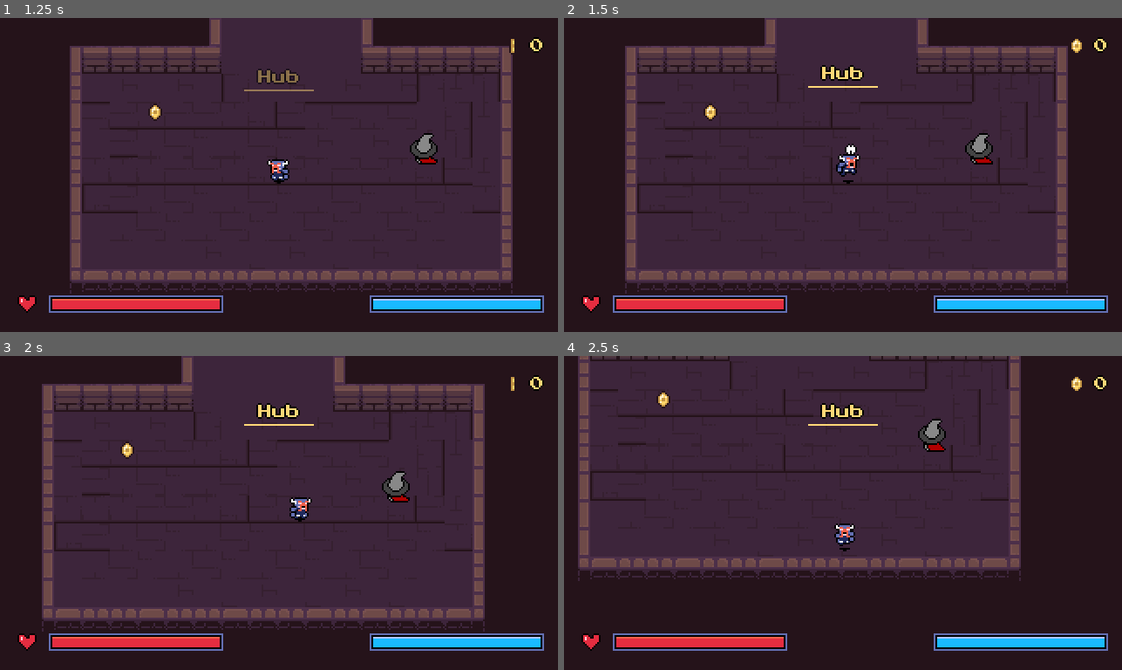
Above: before the commit, frames 1-4 (two rows, left to right).
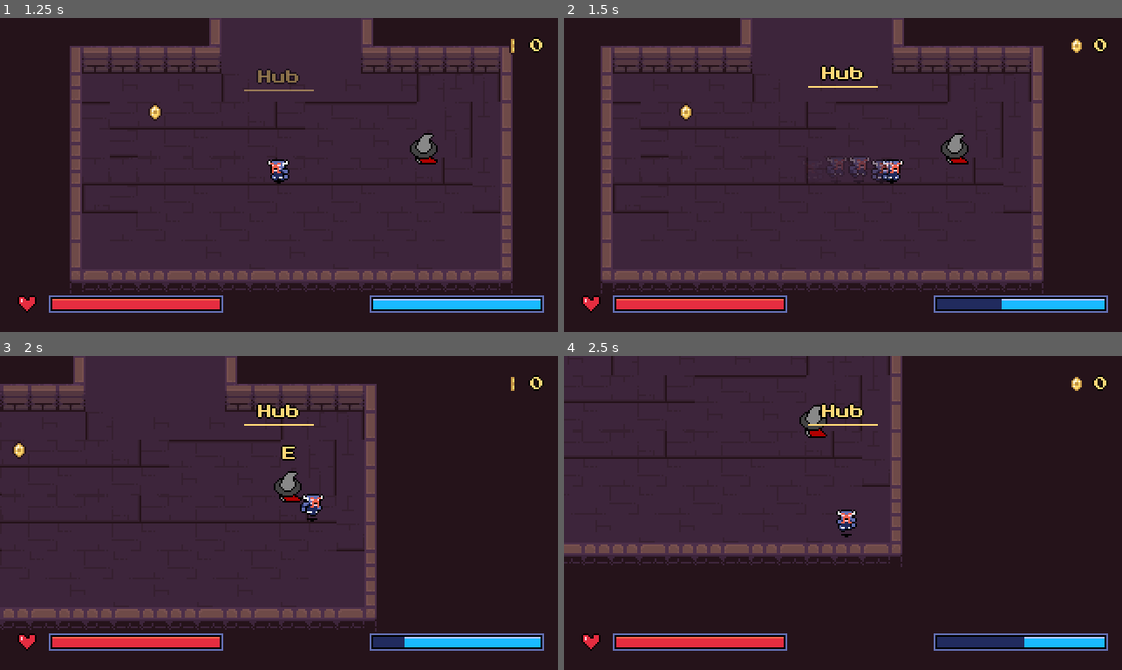
Above: after the commit, the same moments.

Repository: DaEpickid540/haven-2026
Game: Godot game, scene res://Scenes/main.tscn
The game is run twice, just before and just after one commit, with the same random seed, the same clock (stepped at 60 frames per second) and the same inputs.
Inputs (mouse positions are in pixels of both pictures, inside the frame that each line leads up to):
- Up to frame 1 (1.25 s): click "Start Game" at 0.5 s
- Up to frame 2 (1.5 s): move the mouse to (965, 159) at 1.27 s; hold Right (right) from 1.28 s (still down); hold Space (dash, bound only after the commit) from 1.28 s (still down); tap F (attack) at 1.35 s; click (965, 159) at 1.42 s
- Up to frame 3 (2 s): keep holding Right (right); keep holding Space (dash, bound only after the commit)
- Up to frame 4 (2.5 s): move the mouse to (731, 528) at 2.02 s; release Right (right) at 2.03 s; release Space (dash, bound only after the commit) at 2.03 s; hold Down (down) from 2.03 s (still down); tap Space (dash, bound only after the commit) at 2.1 s; tap Shift (dash, bound only before the commit) at 2.3 s

Frame 1 is identical in both runs. In frame 2, 14% of the frame differs, in the area x 6-91%, y 0-93%; in frame 3, 28%, in the area x 0-87%, y 0-93%; in frame 4, 23%.

Commit message:
Small updates

Diff:
--- a/Scenes/dungeon_room_3.tscn
+++ b/Scenes/dungeon_room_3.tscn
@@ -281,7 +281,19 @@
 [node name="SlimeRed" parent="." unique_id=118190816 instance=ExtResource("3_fugpy")]
 position = Vector2(103, 78)
 
+[node name="SlimeRed8" parent="." unique_id=1280336044 instance=ExtResource("3_fugpy")]
+position = Vector2(103, 78)
+
+[node name="SlimeRed9" parent="." unique_id=1348709390 instance=ExtResource("3_fugpy")]
+position = Vector2(103, 78)
+
 [node name="SlimeRed2" parent="." unique_id=2042879733 instance=ExtResource("3_fugpy")]
+position = Vector2(166, 78)
+
+[node name="SlimeRed6" parent="." unique_id=1718917666 instance=ExtResource("3_fugpy")]
+position = Vector2(166, 78)
+
+[node name="SlimeRed7" parent="." unique_id=308015588 instance=ExtResource("3_fugpy")]
 position = Vector2(166, 78)
 
 [node name="SlimeBlue" parent="." unique_id=1556184731 instance=ExtResource("4_2octr")]
--- a/Scenes/hud.tscn
+++ b/Scenes/hud.tscn
@@ -41,7 +41,7 @@
 value = 100.0
 show_percentage = false
 
-[node name="DashRow" type="HBoxContainer" parent="."]
+[node name="StaminaRow" type="HBoxContainer" parent="."]
 anchors_preset = 3
 anchor_left = 1.0
 anchor_top = 1.0
@@ -57,13 +57,13 @@
 theme_override_constants/separation = 4
 alignment = 2
 
-[node name="DashFrame" type="PanelContainer" parent="DashRow"]
+[node name="StaminaFrame" type="PanelContainer" parent="StaminaRow"]
 layout_mode = 2
 size_flags_vertical = 4
 mouse_filter = 2
 theme_type_variation = &"BarFrame"
 
-[node name="Dash" type="ProgressBar" parent="DashRow/DashFrame" unique_id=674646581]
+[node name="Stamina" type="ProgressBar" parent="StaminaRow/StaminaFrame" unique_id=674646581]
 unique_name_in_owner = true
 custom_minimum_size = Vector2(96, 6)
 layout_mode = 2
--- a/Scripts/hud.gd
+++ b/Scripts/hud.gd
@@ -9,7 +9,7 @@
 const COIN_FPS := 6.0
 
 @onready var health_bar: ProgressBar = %Health
-@onready var dash_bar: ProgressBar = %Dash
+@onready var stamina_bar: ProgressBar = %Stamina
 @onready var coins_label: Label = %Coins
 @onready var coin_icon: TextureRect = %CoinIcon
 
@@ -28,9 +28,9 @@
 	health_bar.value = current
 
 
-func set_dash(current: float, maximum: float) -> void:
-	dash_bar.max_value = maximum
-	dash_bar.value = current
+func set_stamina(current: float, maximum: float) -> void:
+	stamina_bar.max_value = maximum
+	stamina_bar.value = current
 
 
 func set_coins(amount: int) -> void:
--- a/Scripts/main_menu.gd
+++ b/Scripts/main_menu.gd
@@ -7,6 +7,7 @@
 const CONTROL_ROWS := [
 	["Move", ""],
 	["Attack", "attack"],
+	["Sprint", "sprint"],
 	["Dash", "dash"],
 	["Interact", "interact"],
 	["Pause", "pause"],
--- a/Scripts/pad_server.gd
+++ b/Scripts/pad_server.gd
@@ -8,9 +8,10 @@
 	&"up",
 	&"down",
 	&"attack",
-	&"dash",
+	&"sprint",
 	&"interact",
 	&"pause",
+	&"dash",
 ]
 
 class Pad:
@@ -57,8 +58,10 @@
 					var packet := pad.socket.get_packet()
 					if pad.socket.was_string_packet():
 						_press_prompt_button(packet.get_string_from_utf8())
-					elif packet.size() == PACKET_SIZE:
+					elif packet.size() >= PACKET_SIZE:
 						pad.buttons = packet[0]
+						if packet.size() > PACKET_SIZE:
+							pad.buttons |= packet[PACKET_SIZE] << 8
 						_update_actions()
 				if pad.prompt_sent != prompt:
 					pad.prompt_sent = prompt
--- a/Scripts/player.gd
+++ b/Scripts/player.gd
@@ -3,7 +3,13 @@
 var speed = 80.0
 var strength = 10.0
 
-const DASH_MULTIPLIER := 1.3
+const SPRINT_MULTIPLIER := 1.3
+const DASH_SPEED := 260.0
+const DASH_TIME := 0.15
+const DASH_COOLDOWN := 0.35
+const DASH_COST := 20.0
+const GHOST_INTERVAL := 0.04
+const GHOST_FADE := 0.2
 const HURT_COOLDOWN := 0.6
 const SPRINT_DRAIN := 30.0
 const STAMINA_REGEN := 20.0
@@ -12,13 +18,18 @@
 const KNOCKBACK_FORCE := 120.0
 const KNOCKBACK_DECAY := 700.0
 
-var dashing := false
+var sprinting := false
 var stamina := 0.0
 var input_vector := Vector2.ZERO
 var _hurt_timer := 0.0
 var _exhausted := false
 var _knockback := Vector2.ZERO
 var dying := false
+var _dash_timer := 0.0
+var _dash_cooldown := 0.0
+var _dash_direction := Vector2.ZERO
+var _facing := Vector2.DOWN
+var _ghost_timer := 0.0
 
 @onready var animation_tree: AnimationTree = $AnimationTree
 @onready var playback = animation_tree.get("parameters/StateMachine/playback") as AnimationNodeStateMachinePlayback
@@ -39,7 +50,7 @@
 
 
 func take_damage(amount: int, from := Vector2.INF) -> bool:
-	if _hurt_timer > 0.0 or dying:
+	if _hurt_timer > 0.0 or dying or _dash_timer > 0.0:
 		return false
 	_hurt_timer = HURT_COOLDOWN
 	Audio.play_sfx("hurt")
@@ -76,18 +87,22 @@
 
 func _physics_process(delta: float) -> void:
 	_hurt_timer = maxf(_hurt_timer - delta, 0.0)
+	_dash_cooldown = maxf(_dash_cooldown - delta, 0.0)
+	if _dash_timer > 0.0:
+		dash_state(delta)
+		return
 	var state = playback.get_current_node()
 	match state:
 		"MoveState":
 			move_state(delta)
 		"AttackState":
 			input_vector = Vector2.ZERO
-			dashing = false
+			sprinting = false
 		_:
 			input_vector = Vector2.ZERO
-			dashing = false
+			sprinting = false
 	update_stamina(delta)
-	var speed := PlayerStats.get_move_speed() * (DASH_MULTIPLIER if dashing else 1.0)
+	var speed := PlayerStats.get_move_speed() * (SPRINT_MULTIPLIER if sprinting else 1.0)
 	velocity = input_vector * speed + _knockback
 	_knockback = _knockback.move_toward(Vector2.ZERO, KNOCKBACK_DECAY * delta)
 	move_and_slide()
@@ -96,18 +111,52 @@
 	input_vector = Input.get_vector("left","right","up","down")
 
 	if input_vector != Vector2.ZERO:
+		_facing = input_vector.normalized()
 		var direction_vector = Vector2(input_vector.x, -input_vector.y)
 		update_blend_positions(direction_vector)
 
+	sprinting = Input.is_action_pressed("sprint")
 	if Input.is_action_just_pressed("attack"):
 		_start_attack()
-	if Input.is_action_pressed("dash"):
-		speed=130.0
-		dashing=true
-	else:
-		speed=100.0
-		dashing=false
+	elif Input.is_action_just_pressed("dash"):
+		_start_dash()
 
+
+func _start_dash() -> void:
+	if _dash_cooldown > 0.0 or stamina < DASH_COST:
+		return
+	stamina -= DASH_COST
+	_dash_timer = DASH_TIME
+	_dash_cooldown = DASH_TIME + DASH_COOLDOWN
+	_dash_direction = _facing
+	_ghost_timer = 0.0
+	_knockback = Vector2.ZERO
+	sprinting = false
+	# keeps the run animation going
+	input_vector = _dash_direction
+	Audio.play_sfx("swing", 0.15)
+	$Hud.set_stamina(stamina, PlayerStats.get_max_stamina())
+
+
+func dash_state(delta: float) -> void:
+	_dash_timer = maxf(_dash_timer - delta, 0.0)
+	_ghost_timer -= delta
+	if _ghost_timer <= 0.0:
+		_ghost_timer = GHOST_INTERVAL
+		_spawn_ghost()
+	velocity = _dash_direction * DASH_SPEED
+	move_and_slide()
+
+
+func _spawn_ghost() -> void:
+	var sprite: Sprite2D = $Sprite2D
+	var ghost := sprite.duplicate() as Sprite2D
+	get_parent().add_child(ghost)
+	ghost.global_position = sprite.global_position
+	ghost.modulate.a = 0.5
+	var tween := ghost.create_tween()
+	tween.tween_property(ghost, "modulate:a", 0.0, GHOST_FADE)
+	tween.tween_callback(ghost.queue_free)
 
 
 
@@ -115,13 +164,13 @@
 	var max_stamina := PlayerStats.get_max_stamina()
 	if stamina >= max_stamina * SPRINT_RECOVER:
 		_exhausted = false
-	dashing = dashing and not _exhausted and input_vector != Vector2.ZERO
-	if dashing:
+	sprinting = sprinting and not _exhausted and input_vector != Vector2.ZERO
+	if sprinting:
 		stamina = maxf(stamina - SPRINT_DRAIN * delta, 0.0)
 		_exhausted = stamina == 0.0
 	else:
 		stamina = minf(stamina + STAMINA_REGEN * delta, max_stamina)
-	$Hud.set_dash(stamina, max_stamina)
+	$Hud.set_stamina(stamina, max_stamina)
 
 
 func update_blend_positions(direction: Vector2) -> void:
--- a/project.godot
+++ b/project.godot
@@ -52,9 +52,14 @@
 
 [input]
 
+sprint={
+"deadzone": 0.5,
+"events": [Object(InputEventKey,"resource_local_to_scene":false,"resource_name":"","device":-1,"window_id":0,"alt_pressed":false,"shift_pressed":false,"ctrl_pressed":false,"meta_pressed":false,"pressed":false,"keycode":0,"physical_keycode":4194325,"key_label":0,"unicode":0,"location":1,"echo":false,"script":null)
+]
+}
 dash={
 "deadzone": 0.5,
-"events": [Object(InputEventKey,"resource_local_to_scene":fa …(140 unchanged characters)… d":false,"keycode":0,"physical_keycode":4194325,"key_label":0,"unicode":0,"location":1,"echo":false,"script":null)
+"events": [Object(InputEventKey,"resource_local_to_scene":fa …(140 unchanged characters)… d":false,"keycode":0,"physical_keycode":32,"key_label":0,"unicode":0,"location":0,"echo":false,"script":null)
 ]
 }
 interact={
